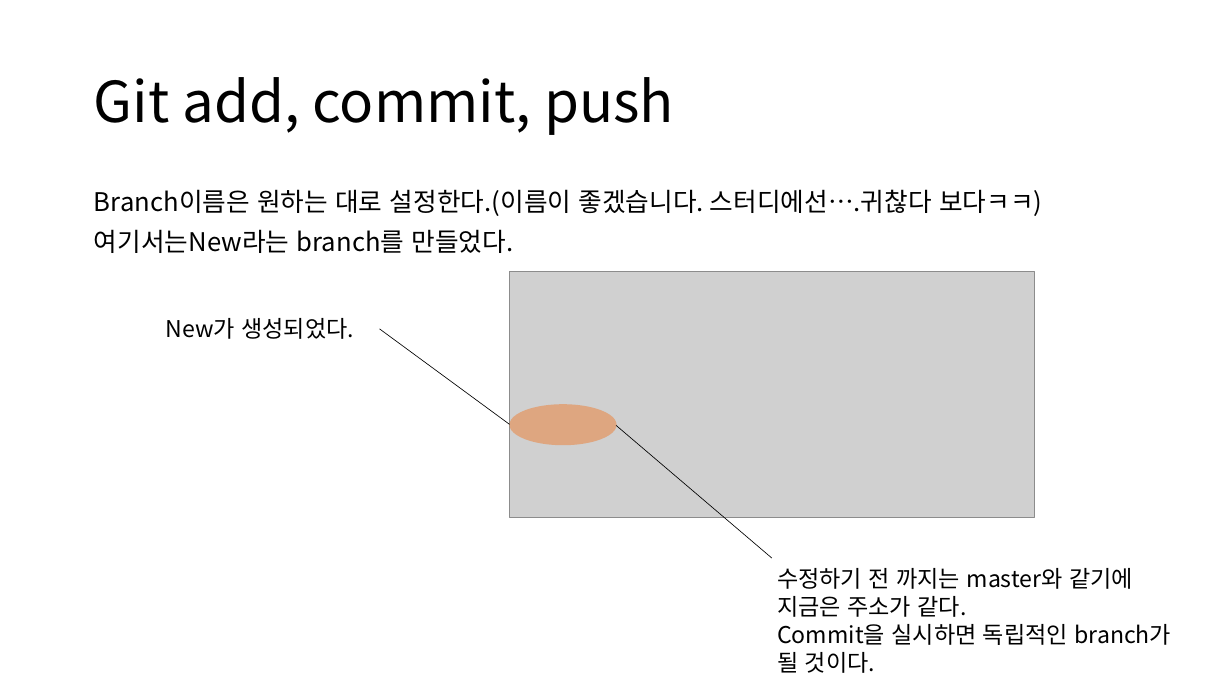
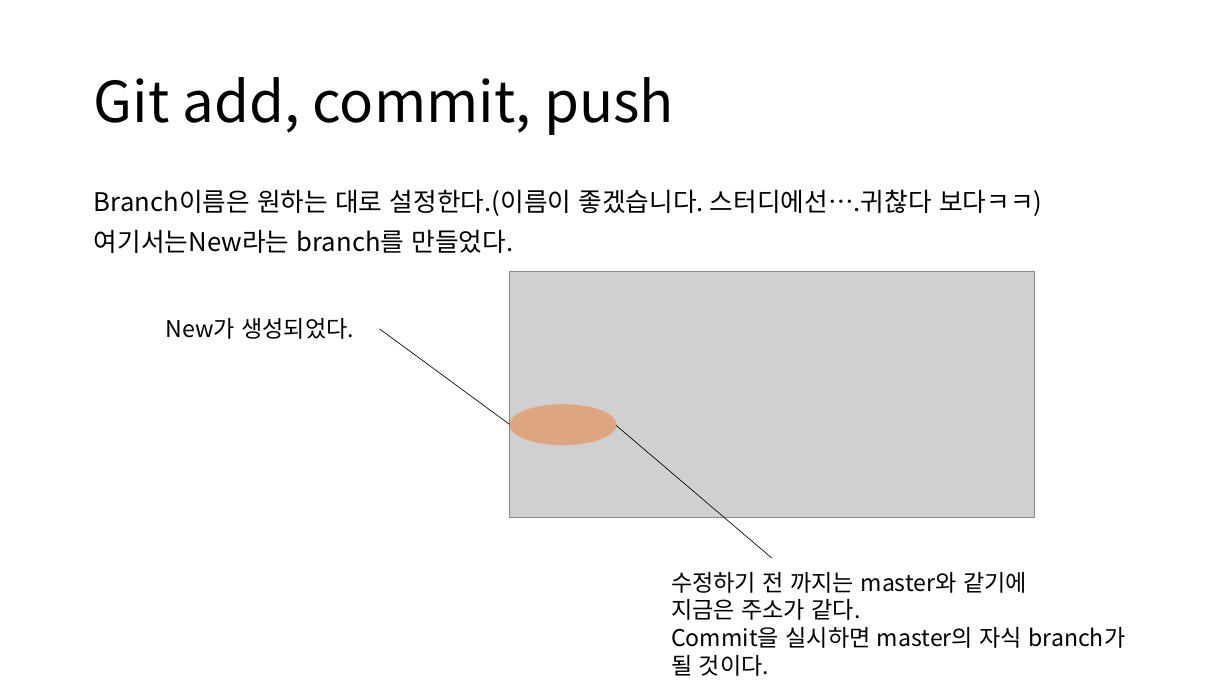
Before and after one commit to Likelion-Algorithm/AlgoStudy, a slide deck: slide 26 of 깃 사용법 정리.pptx. Drawn at 1232x693 pixels with LibreOffice and Linux fonts; fonts in the diff are those of the drawing; grey boxes stand for pictures. Boxes give left, top, right and bottom in pixels: in the first picture for what was removed or moved away, otherwise in the second. Text is boxed around its words. In the diff, an @@ line names an element or a change of style, - is before the commit and + after.

Commit message:
깃 사용법 수정

```diff
--- a/깃 사용법 정리.pptx
+++ b/깃 사용법 정리.pptx
@@ text "수정하기 전 까지는 master와 같기에": place and size @@
-text "수정하기 전 까지는 master와 같기에" at bbox=[777, 568, 1171, 673]
+text "수정하기 전 까지는 master와 같기에" at bbox=[671, 572, 1126, 676]
@@ text at bbox=[671, 627, 1126, 648]: text changed @@
-Commit을 실시하면 독립적인 branch가
+Commit을 실시하면 master의 자식 branch가
```
Also in this commit, not shown: 11 other slides changed.
